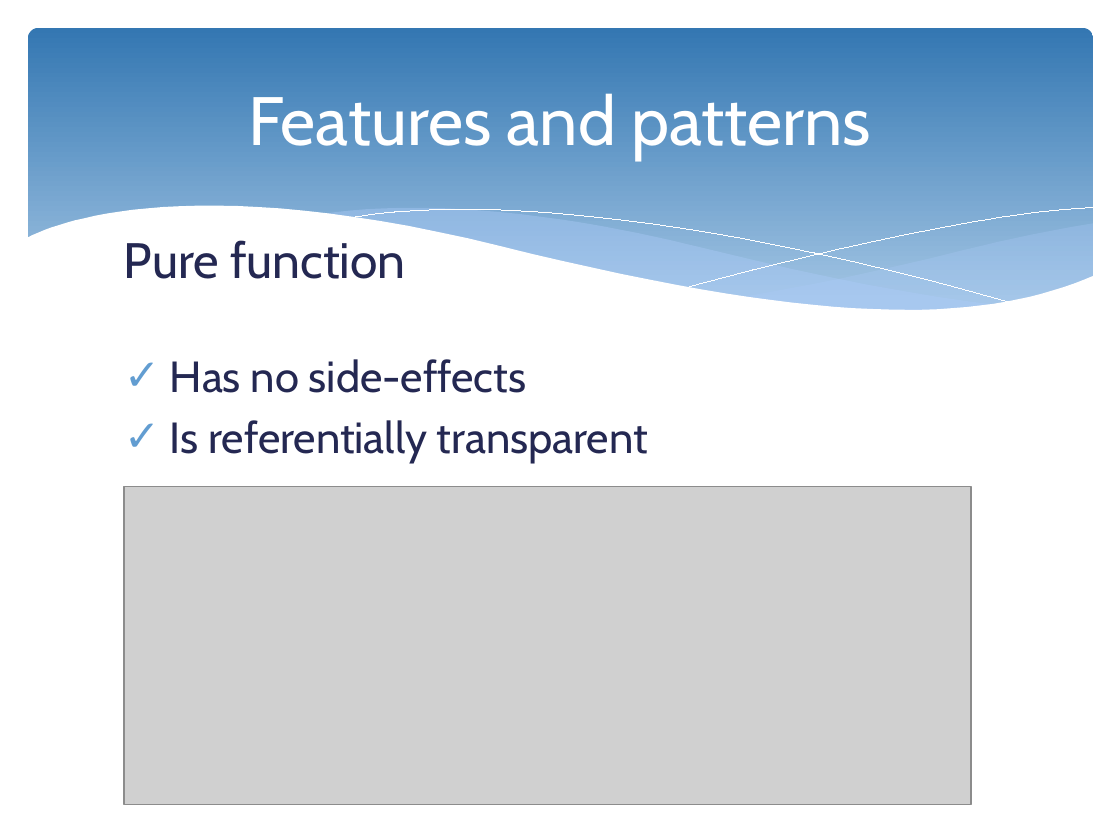
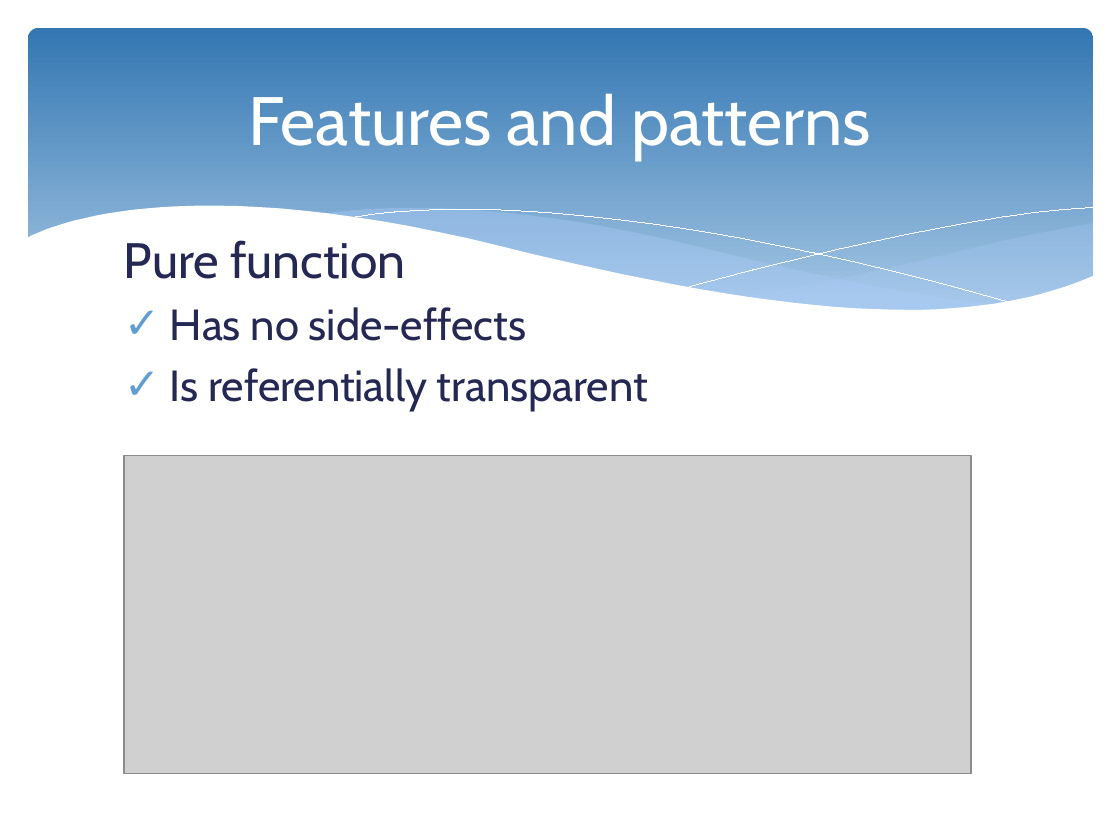
Before and after one commit to nestorsokil/scala-sandbox, a slide deck: slide 5 of FP.pptx. Drawn at 1120x840 pixels with LibreOffice and Linux fonts; fonts in the diff are those of the drawing; grey boxes stand for pictures. Boxes give left, top, right and bottom in pixels: in the first picture for what was removed or moved away, otherwise in the second. Text is boxed around its words. In the diff, an @@ line names an element or a change of style, - is before the commit and + after.

```diff
--- a/FP.pptx
+++ b/FP.pptx
@@ text "Pure function" rewrapped from (124,240,648,464) to (124,240,648,411) @@
@@ picture: place and size @@
-picture at (124,486,971,804)
+picture at (124,455,971,773)
```
Also in this commit, not shown: 6 other slides changed, 6 slides added, 3 slides removed.
